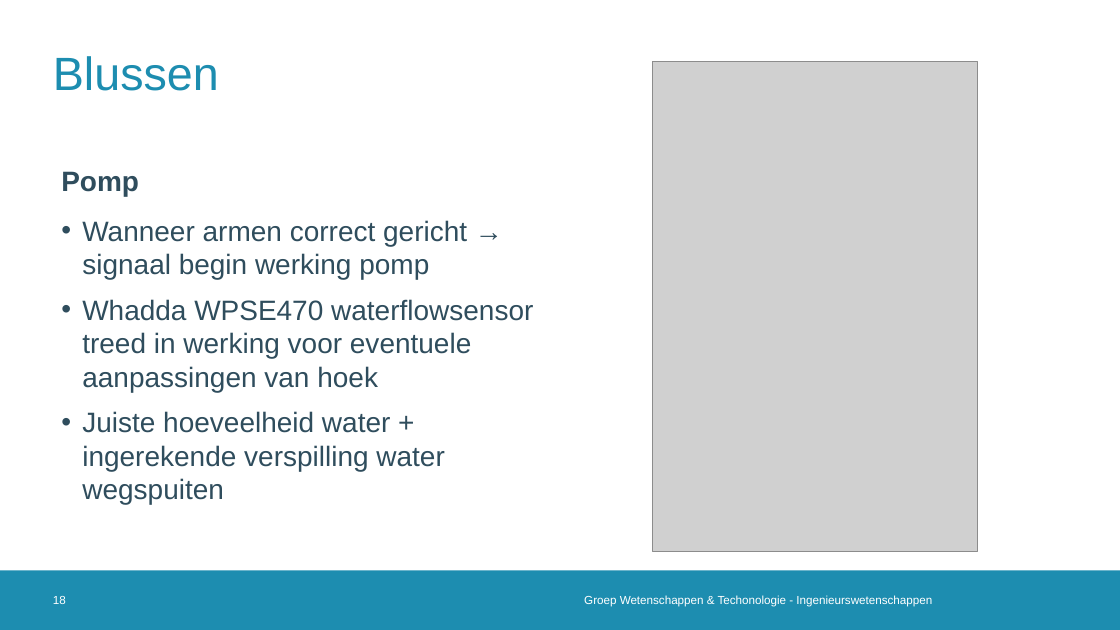
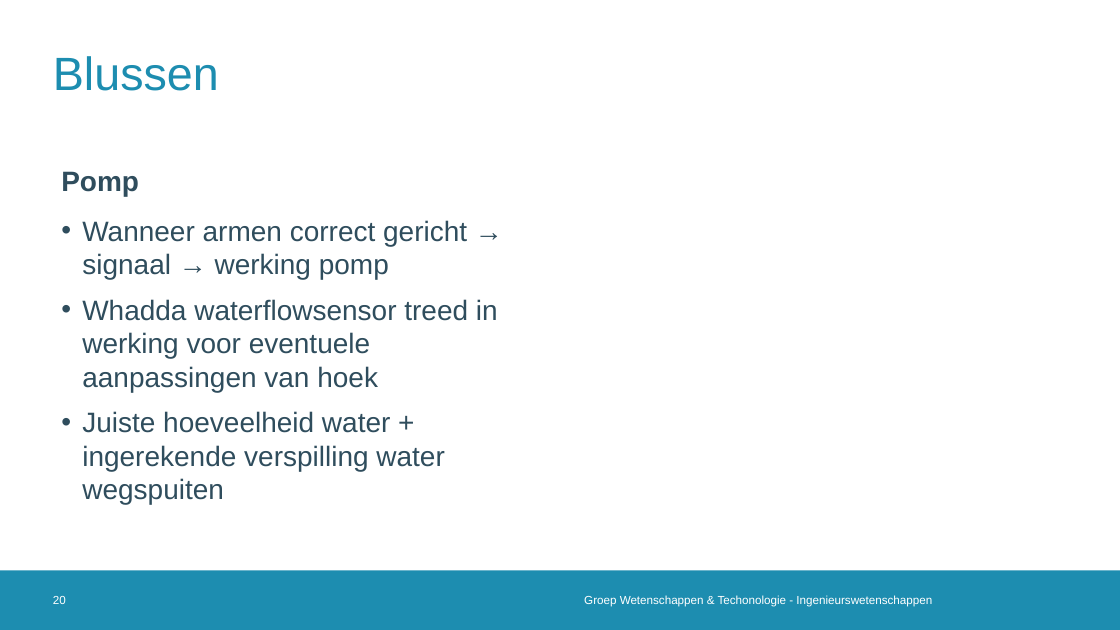
Before and after one commit to 2023-2022-KULAK-IW/2022_2023_Probleemoplossen_en_Ontwerpen_2, a slide deck: slide 20 of LATEX + ppt/Tussentijdse Presentatie .pptx (slide 18 before the commit). Drawn at 1120x630 pixels with LibreOffice and Linux fonts; fonts in the diff are those of the drawing; grey boxes stand for pictures; background and template pictures are left out. Boxes give left, top, right and bottom in pixels: in the first picture for what was removed or moved away, otherwise in the second. Text is boxed around its words. In the diff, an @@ line names an element or a change of style, - is before the commit and + after.

```diff
--- a/LATEX + ppt/Tussentijdse Presentatie .pptx
+++ b/LATEX + ppt/Tussentijdse Presentatie .pptx
@@ picture removed at <box>652,61,977,551</box> @@
@@ text at <box>82,220,498,392</box>: text changed @@
-• Wanneer armen correct gericht → signaal begin werking pomp
-• Whadda WPSE470 waterflowsensor treed in werking voor eventuele aanpassingen van hoek
+• Wanneer armen correct gericht → signaal → werking pomp
+• Whadda waterflowsensor treed in werking voor eventuele aanpassingen van hoek
@@ page number at <box>53,596,66,604</box>: text changed @@
-18
+20
```
Also in this commit, not shown: 17 other slides changed, 2 slides added, 1 other file.
